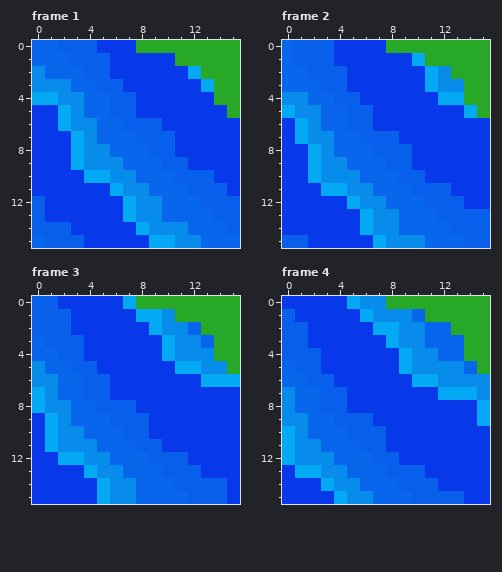
Animated GIF sprite: defaultresources/images/tiles/Wasser(O-R).gif. The picture above was drawn from the file before the commit.
The file is 16x16 pixels, 17 frames. Shown: frame 1, frame 2, frame 3, frame 4. The commit also changed other frames, which this record leaves out.
After:
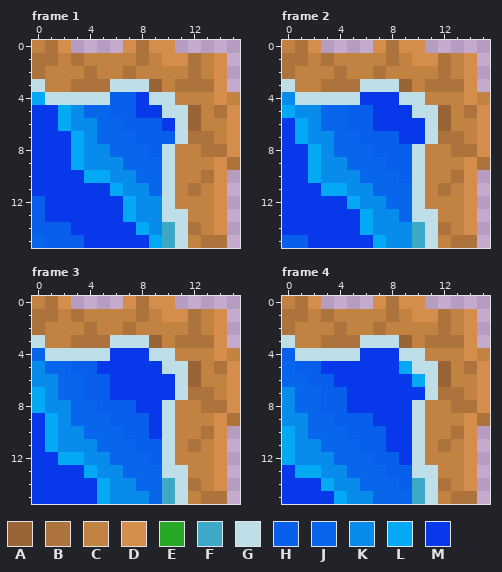
Palette (. is transparent): A #996537  B #ad733d  C #c28242  D #d48d4a  E #27a927  F #3ea9c7  G #bedfe8  H #075feb  J #0766eb  K #078ceb  L #03a9f4  M #0739eb
From old to new:
Frame 1:
y 0: x 0..15 JJHHHMMMEEEEEEEE -> CBD....DBDD.....
y 1: x 0..15 JJJHHHMMMMMEEEEE -> BBCBCCCCBCDDBCD.
y 2: x 0..15 KJJJHHMMMMMMLEEE -> BCCCBCCBCCCCBCD.
y 3: x 0..15 KKKJJHHMMMMMMLEE -> GCCBBBGGGACBBBD.
y 4: x 1..5 LKKJJ -> GGGGG; x 9..15 MMMMMEE -> GGCCCDC
y 5: x 10..15 MMMMME -> GGACBD
y 6: x 11..15 MMMMM -> GACCD
y 7: x 11..15 MMMMM -> GBBCD
y 8: x 10..15 HMMMMM -> GCCBBD
y 9: x 10..15 HHMMMM -> GCCCDB
y 10: x 10..15 JHHHMM -> GCCBD.
y 11: x 10..15 JJHHHM -> GCBCD.
y 12: x 10..15 JJJHHH -> GCCCD.
y 13: x 10..15 JJJJHH -> GGCCD.
y 14: x 10..15 KKJJJH -> FGBCD.
y 15: x 10..15 LKKJJJ -> FGCBB.
Frame 2:
y 0: x 0..15 JHHHMMMMEEEEEEEE -> CBD....DBDD.....
y 1: x 0..15 JHHHMMMMMMLEEEEE -> BBCBCCCCBCDDBCD.
y 2: x 0..15 JJHHHMMMMMMLKEEE -> BCCCBCCBCCCCBCD.
y 3: x 0..15 JJJHHMMMMMMLKKEE -> GCCBBBGGGACBBBD.
y 4: x 1..5 KJJHH -> GGGGG; x 9..15 MMMLLEE -> GGCCCDC
y 5: x 10..15 MMMMLE -> GGACBD
y 6: x 11..15 MMMMM -> GACCD
y 7: x 11..15 MMMMM -> GBBCD
y 8: x 10..15 MMMMMM -> GCCBBD
y 9: x 10..15 MMMMMM -> GCCCDB
y 10: x 10..15 HMMMMM -> GCCBD.
y 11: x 10..15 HHHMMM -> GCBCD.
y 12: x 10..15 JHHHMM -> GCCCD.
y 13: x 10..15 JJHHHH -> GGCCD.
y 14: x 9..15 JJJJHHH -> KFGBCD.
y 15: x 10..15 KJJJHH -> FGCBB.
Frame 3:
y 0: x 0..15 HHMMMMMLEEEEEEEE -> CBD....DBDD.....
y 1: x 0..15 HHHMMMMMLLKEEEEE -> BBCBCCCCBCDDBCD.
y 2: x 0..15 HHHMMMMMMLKKJEEE -> BCCCBCCBCCCCBCD.
y 3: x 0..15 JHHHMMMMMMLKKJEE -> GCCBBBGGGACBBBD.
y 4: x 1..5 JHHMM -> GGGGG; x 9..15 MLKKKEE -> GGCCCDC
y 5: x 10..15 MLLKKE -> GGACBD
y 6: x 11..15 MMLLL -> GACCD
y 7: x 11..15 MMMMM -> GBBCD
y 8: x 10..15 MMMMMM -> GCCBBD
y 9: x 10..15 MMMMMM -> GCCCDB
y 10: x 10..15 MMMMMM -> GCCBD.
y 11: x 10..15 MMMMMM -> GCBCD.
y 12: x 10..15 HHMMMM -> GCCCD.
y 13: x 10..15 HHHMMM -> GGCCD.
y 14: x 10..15 JHHHHM -> FGBCD.
y 15: x 8 J -> K; x 10..15 JJHHHM -> FGCBB.
Frame 4:
y 0: x 0..15 MMMMMLKKEEEEEEEE -> CBD....DBDD.....
y 1: x 0..15 HMMMMMLKKKJEEEEE -> BBCBCCCCBCDDBCD.
y 2: x 0..15 HHMMMMMLLKKJJEEE -> BCCCBCCBCCCCBCD.
y 3: x 0..15 HHMMMMMMLKKJJJEE -> GCCBBBGGGACBBBD.
y 4: x 1..5 HHMMM -> GGGGG; x 9..15 LKKJJEE -> GGCCCDC
y 5: x 10..15 KKKKJE -> GGACBD
y 6: x 11..15 LKKKK -> GACCD
y 7: x 11..15 MLLLK -> GBBCD
y 8: x 10..15 MMMMML -> GCCBBD
y 9: x 10..15 MMMMML -> GCCCDB
y 10: x 10..15 MMMMMM -> GCCBD.
y 11: x 10..15 MMMMMM -> GCBCD.
y 12: x 10..15 MMMMMM -> GCCCD.
y 13: x 10..15 HMMMMM -> GGCCD.
y 14: x 10..15 HHMMMM -> FGBCD.
y 15: x 10..15 HHHHMM -> FGCBB.
Changed places in both pictures, as pixel boxes (x1, y1, x2, y2):
changed: (32, 40, 240, 248)
changed: (282, 40, 490, 248)
changed: (32, 296, 240, 504)
changed: (282, 296, 490, 504)
